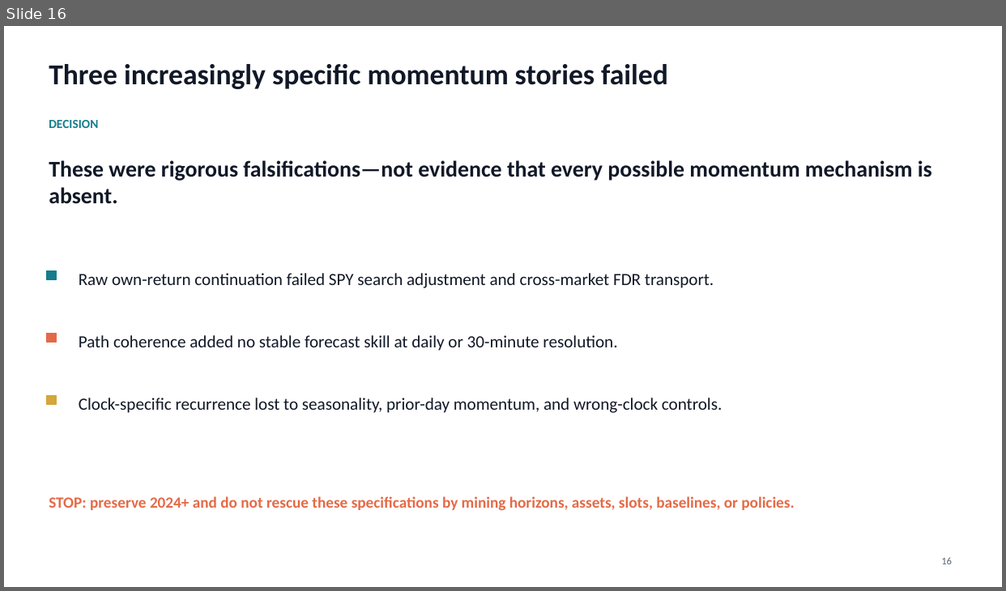
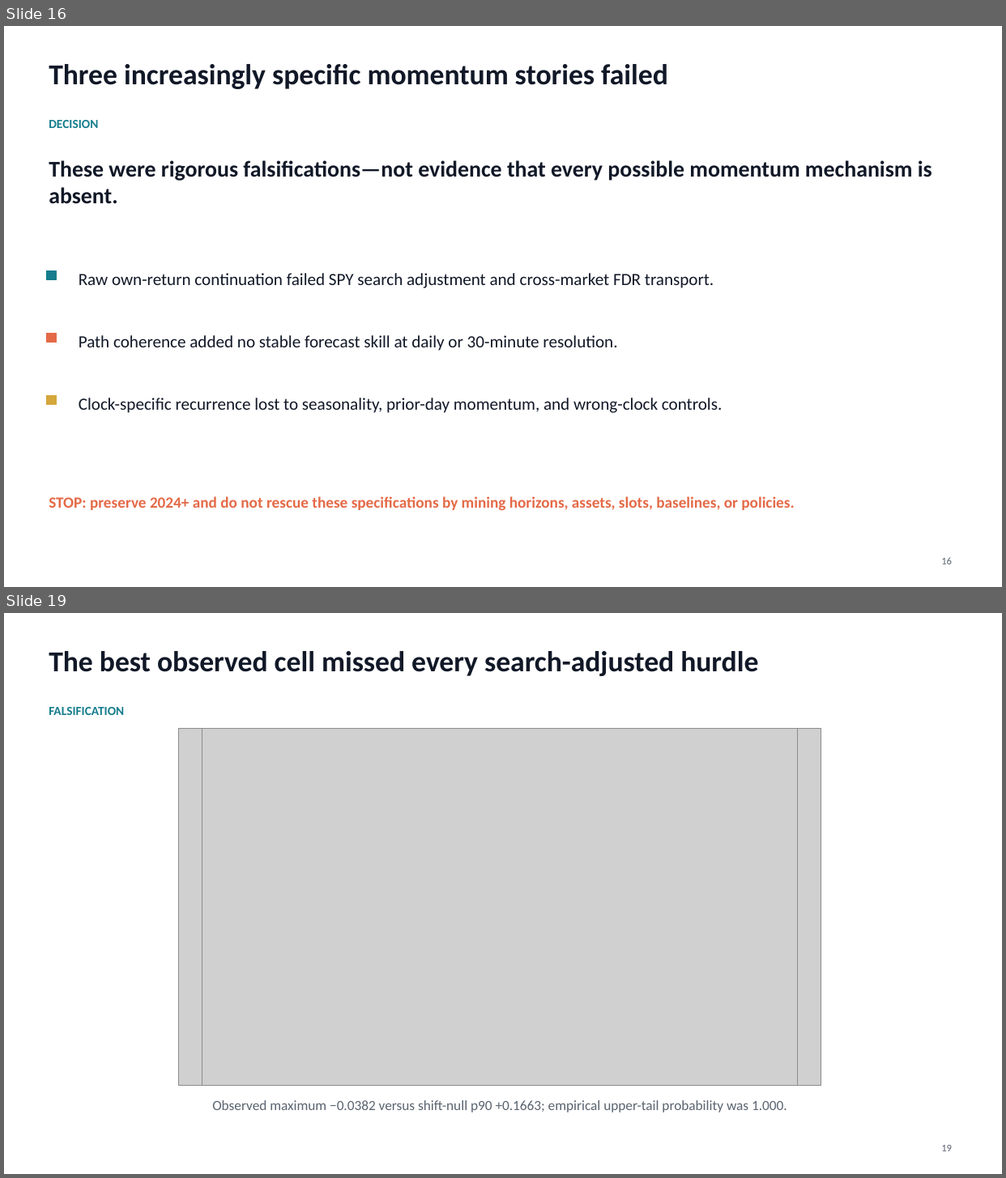
Before and after one commit to Francisc0Franc0/Time-Series-Modeling-Gen5, a slide deck: literature_studies/presentations/gen5_momentum_predictor_evidence_series.pptx. Shown one above the other, each under a label of ours: slide 16 before the commit, slides 16 and 19 after it; the slides between them are not shown. The pictures are 1006x591 and 1006x1178 pixels, drawn with LibreOffice and Linux fonts; fonts in the diff are those of the drawing; grey boxes stand for pictures. Boxes give left, top, right and bottom in pixels: in the first picture for what was removed or moved away, otherwise in the second. Text is boxed around its words. In the diff, an @@ line names an element or a change of style, - is before the commit and + after.

```diff
--- a/literature_studies/presentations/gen5_momentum_predictor_evidence_series.pptx
+++ b/literature_studies/presentations/gen5_momentum_predictor_evidence_series.pptx
@@ slide 19 added at [4,613,1002,1174], background #FFFFFF @@
@@ text added at [49,651,758,676], 27.8 pt, text #111827, bold @@
+The best observed cell missed every search-adjusted hurdle
@@ text added at [49,707,124,715], 12 pt, text #167D8D, bold @@
+FALSIFICATION
@@ picture added at [178,728,821,1085] @@
@@ picture added at [202,728,798,1085] @@
@@ text added at [212,1101,787,1113], 13.5 pt, text #5A6470 @@
+Observed maximum −0.0382 versus shift-null p90 +0.1663; empirical upper-tail probability was 1.000.
@@ text added at [941,1145,952,1152], 9.8 pt, text #5A6470 @@
+19
```
Also in this commit, not shown: 2 slides changed, 34 other slides added, 3 other files.
